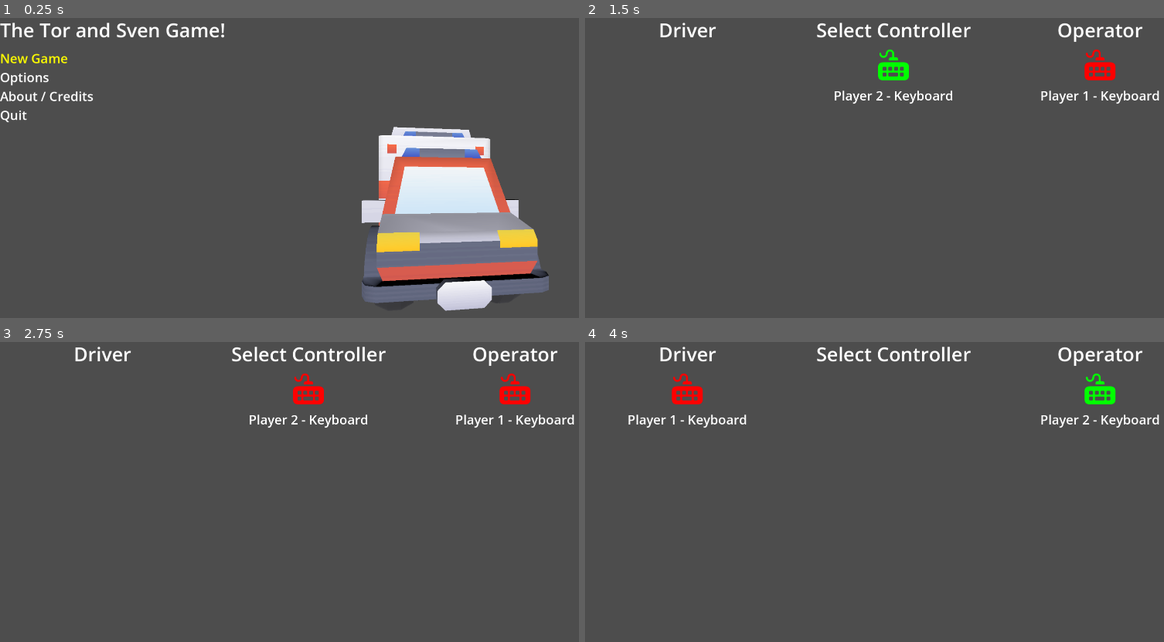
Above: before the commit, frames 1-4 (two rows, left to right).
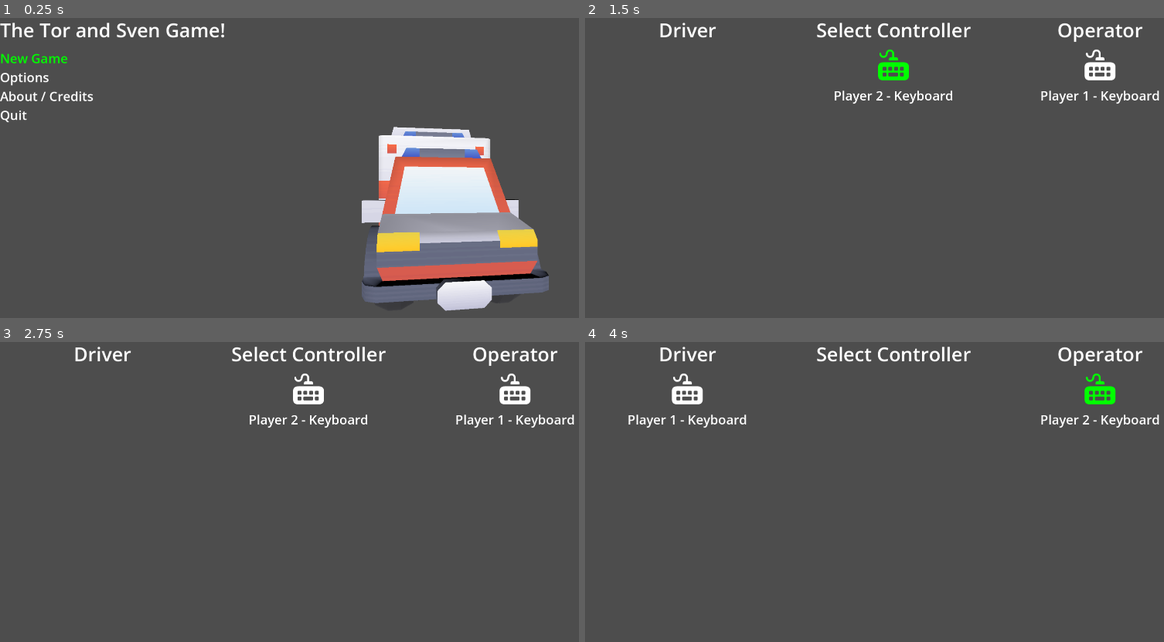
Above: after the commit, the same moments.

Repository: firefly2442/godot-tor-sven-game
Game: Godot game, scene res://scenes/Main.tscn
The game is run twice, just before and just after one commit, with the same random seed, the same clock (stepped at 60 frames per second) and the same inputs. The engine's default icon, where the game draws it, is replaced by a stand-in: a white triangle on a blue panel in a dark square.
Inputs:
- Up to frame 1 (0.25 s): no input
- Up to frame 2 (1.5 s): tap Enter (action_p2) at 0.5, 0.8, 1.35 s; hold B (right_p1) 0.53-1.28 s; hold E (action_p1) 0.53-1.28 s; tap Space at 1.25 s; hold Q (back_p1) from 1.28 s (still down)
- Up to frame 3 (2.75 s): tap Backspace (back_p2) at 1.55, 2.1 s; tap Enter (action_p2) at 2 s; release Q (back_p1) at 2.03 s; hold B (right_p1) from 2.03 s (still down); hold Down (down_p2) from 2.03 s (still down)
- Up to frame 4 (4 s): tap Space at 2.75 s; release B (right_p1) at 2.78 s; release Down (down_p2) at 2.78 s; hold W (up_p1) 2.78-3.53 s; tap Down (down_p2) at 2.85 s; tap Left (left_p2) at 3.05, 3.6 s; tap Enter (action_p2) at 3.5 s; hold A (left_p1) from 3.53 s (still down); tap Right (right_p2) at 3.8 s

The runs differ from the first frame. In frame 1, 0.2% of the frame differs, in the area x 0-12%, y 11-16%; in frame 2, 0.3%; in frame 3, 0.6%, in the area x 50-92%, y 10-21%; in frame 4, 0.3%.

Commit message:
fix: enforce static typing

Diff:
--- a/project.godot
+++ b/project.godot
@@ -20,6 +20,10 @@
 SceneSwitcher="*res://scripts/singletons/SceneSwitcher.gd"
 AudioManager="*res://scripts/singletons/AudioManager.gd"
 Utility="*res://scripts/singletons/Utility.gd"
+
+[debug]
+
+gdscript/warnings/untyped_declaration=2
 
 [display]
 
--- a/scripts/About.gd
+++ b/scripts/About.gd
@@ -6,15 +6,15 @@
 func _ready() -> void:
 	pass
 
-func _process(delta) -> void:
-	var scroll = $%ScrollContainer
-	var v_scrollbar = scroll.get_v_scroll_bar()
+func _process(delta: float) -> void:
+	var scroll: ScrollContainer = $%ScrollContainer
+	var v_scrollbar: VScrollBar = scroll.get_v_scroll_bar()
 
 	if not v_scrollbar.visible:
 		return  # No need to scroll if it doesn't overflow
 
-	var v_scroll = v_scrollbar.value
-	var max_scroll = v_scrollbar.max_value
+	var v_scroll: float = v_scrollbar.value
+	var max_scroll: float = v_scrollbar.max_value
 
 	v_scroll += scroll_speed * delta
 
@@ -22,6 +22,6 @@
 		v_scroll = 0
 	v_scrollbar.value = v_scroll
 
-func _unhandled_input(_event):
+func _unhandled_input(_event: InputEvent) -> void:
 	if Input.is_action_just_pressed("action_p1") or Input.is_action_just_pressed("action_p2") or Input.is_action_just_pressed("back_p1") or Input.is_action_just_pressed("back_p2"):
 		SceneSwitcher.switch_scene("uid://bky45hik6v0r0") # Main Menu
--- a/scripts/Garage.gd
+++ b/scripts/Garage.gd
@@ -1 +1,4 @@
 extends Node2D
+
+func _ready() -> void:
+	pass
--- a/scripts/Main.gd
+++ b/scripts/Main.gd
@@ -2,7 +2,7 @@
 
 
 func _ready() -> void:
-	var connected_pads = Input.get_connected_joypads()
+	var connected_pads: Array[int] = Input.get_connected_joypads()
 
 	# Setup input for Player 1 (Controller 0)
 	if connected_pads.has(0):
@@ -15,7 +15,7 @@
 
 
 func _add_controller_input(player_prefix: String, device_id: int) -> void:
-	var actions = {
+	var actions: Dictionary = {
 		"left": {
 			"type": "axis",
 			"axis": JOY_AXIS_LEFT_X,
@@ -46,22 +46,22 @@
 		}
 	}
 
-	for action_name in actions.keys():
-		var input_action = "%s_%s" % [action_name, player_prefix]
+	for action_name: Array in actions.keys():
+		var input_action: String = "%s_%s" % [action_name, player_prefix]
 
 		# Clear old mappings to avoid duplicates
 		#InputMap.action_erase_events(input_action)
 
-		var config = actions[action_name]
+		var config: Variant = actions[action_name]
 
 		if config.type == "button":
-			var event = InputEventJoypadButton.new()
+			var event: Object = InputEventJoypadButton.new()
 			event.device = device_id
 			event.button_index = config.button_index
 			InputMap.action_add_event(input_action, event)
 
 		elif config.type == "axis":
-			var event = InputEventJoypadMotion.new()
+			var event: Object = InputEventJoypadMotion.new()
 			event.device = device_id
 			event.axis = config.axis
 			event.axis_value = config.axis_value
--- a/scripts/MainMenu.gd
+++ b/scripts/MainMenu.gd
@@ -5,21 +5,21 @@
 var selected_index: int = 0
 var model_list: Array[String] = ["ambulance", "garbage-truck", "police", "tractor", "truck", "firetruck"]
 
-func _ready():
+func _ready() -> void:
 	randomize()  # Ensures different results each run
-	var number = randi() % model_list.size()
+	var number: int = randi() % model_list.size()
 
-	var glb_resource = load("res://models/"+model_list[number]+".glb")
+	var glb_resource: PackedScene = load("res://models/"+model_list[number]+".glb")
 	if glb_resource is PackedScene:
-		var glb_instance = glb_resource.instantiate()
+		var glb_instance: Node = glb_resource.instantiate()
 		%GLBModel.add_child(glb_instance)
 
 	update_selection()
 
-func _process(delta) -> void:
+func _process(delta: float) -> void:
 	%GLBModel.rotate_y(deg_to_rad(rotation_speed * delta))
 
-func _unhandled_input(event):
+func _unhandled_input(event: InputEvent) -> void:
 	if event.is_action_pressed("down_p1") or event.is_action_pressed("down_p2"):
 		selected_index = (selected_index + 1) % menuitems.size()
 		update_selection()
@@ -29,15 +29,15 @@
 	elif event.is_action_pressed("action_p1") or event.is_action_pressed("action_p2"):
 		_on_item_selected(selected_index)
 
-func update_selection():
+func update_selection() -> void:
 	for i in range(menuitems.size()):
 		var item: Node = menuitems[i]
 		if i == selected_index:
-			item.modulate = Color.YELLOW
+			item.modulate = Color.GREEN
 		else:
 			item.modulate = Color.WHITE
 
-func _on_item_selected(index):
+func _on_item_selected(index: int) -> void:
 	if index == 0:
 			SceneSwitcher.switch_scene("uid://di0q3ok3ocsaj") # New Game
 	elif index == 1:
--- a/scripts/NewGameSetup.gd
+++ b/scripts/NewGameSetup.gd
@@ -12,7 +12,7 @@
 	Utility.player1_selected = ""
 	Utility.player2_selected = ""
 
-	var connected_pads = Input.get_connected_joypads()
+	var connected_pads: Array[int] = Input.get_connected_joypads()
 
 	player1 = %Player1Container
 	player2 = %Player2Container
@@ -36,14 +36,13 @@
 		$%Player2Label.text = "Player 2 - Controller"
 
 
-
-func _process(delta: float) -> void:
+func _process(_delta: float) -> void:
 	if player1_ready and player2_ready and ((Utility.player1_selected == "Operator" and Utility.player2_selected == "Driver") or (Utility.player1_selected == "Driver" and Utility.player2_selected == "Operator")):
 		SceneSwitcher.switch_scene("uid://b5t5uspulig2g") # Load into the Garage
 
-func _unhandled_input(_event):
+func _unhandled_input(_event: InputEvent) -> void:
 	if Input.is_action_just_pressed("left_p1"):
-		var old_parent = player1.get_parent()
+		var old_parent: Node = player1.get_parent()
 		if old_parent:
 			old_parent.remove_child(player1)
 			$%DriverVBoxContainer.add_child(player1)
@@ -51,7 +50,7 @@
 			player1.reset_size()
 			Utility.player1_selected = "Driver"
 	if Input.is_action_just_pressed("right_p1"):
-		var old_parent = player1.get_parent()
+		var old_parent: Node = player1.get_parent()
 		if old_parent:
 			old_parent.remove_child(player1)
 			$%OperatorVBoxContainer.add_child(player1)
@@ -59,7 +58,7 @@
 			player1.reset_size()
 			Utility.player1_selected = "Operator"
 	if Input.is_action_just_pressed("left_p2"):
-		var old_parent = player2.get_parent()
+		var old_parent: Node = player2.get_parent()
 		if old_parent:
 			old_parent.remove_child(player2)
 			$%DriverVBoxContainer.add_child(player2)
@@ -67,7 +66,7 @@
 			player2.reset_size()
 			Utility.player2_selected = "Driver"
 	if Input.is_action_just_pressed("right_p2"):
-		var old_parent = player2.get_parent()
+		var old_parent: Node = player2.get_parent()
 		if old_parent:
 			old_parent.remove_child(player2)
 			$%OperatorVBoxContainer.add_child(player2)
@@ -77,13 +76,13 @@
 
 	if Input.is_action_just_pressed("action_p1"):
 		player1_ready = true
-		player1_label.modulate = Color(0,1,0,1) # green
+		player1_label.modulate = Color.GREEN
 	if Input.is_action_just_pressed("action_p2"):
 		player2_ready = true
-		player2_label.modulate = Color(0,1,0,1) # green
+		player2_label.modulate = Color.GREEN
 	if Input.is_action_just_pressed("back_p1"):
 		player1_ready = false
-		player1_label.modulate = Color(1,0,0,1) # red
+		player1_label.modulate = Color.WHITE
 	if Input.is_action_just_pressed("back_p2"):
 		player2_ready = false
-		player2_label.modulate = Color(1,0,0,1) # red
+		player2_label.modulate = Color.WHITE
